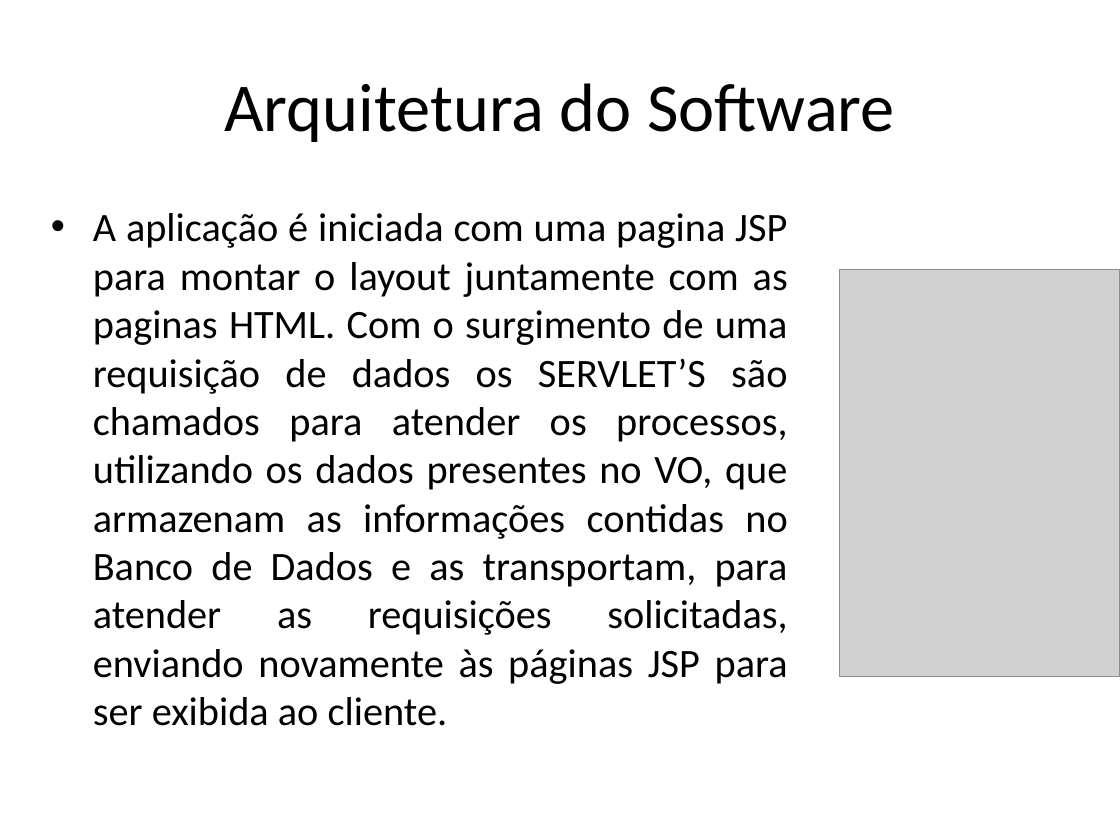
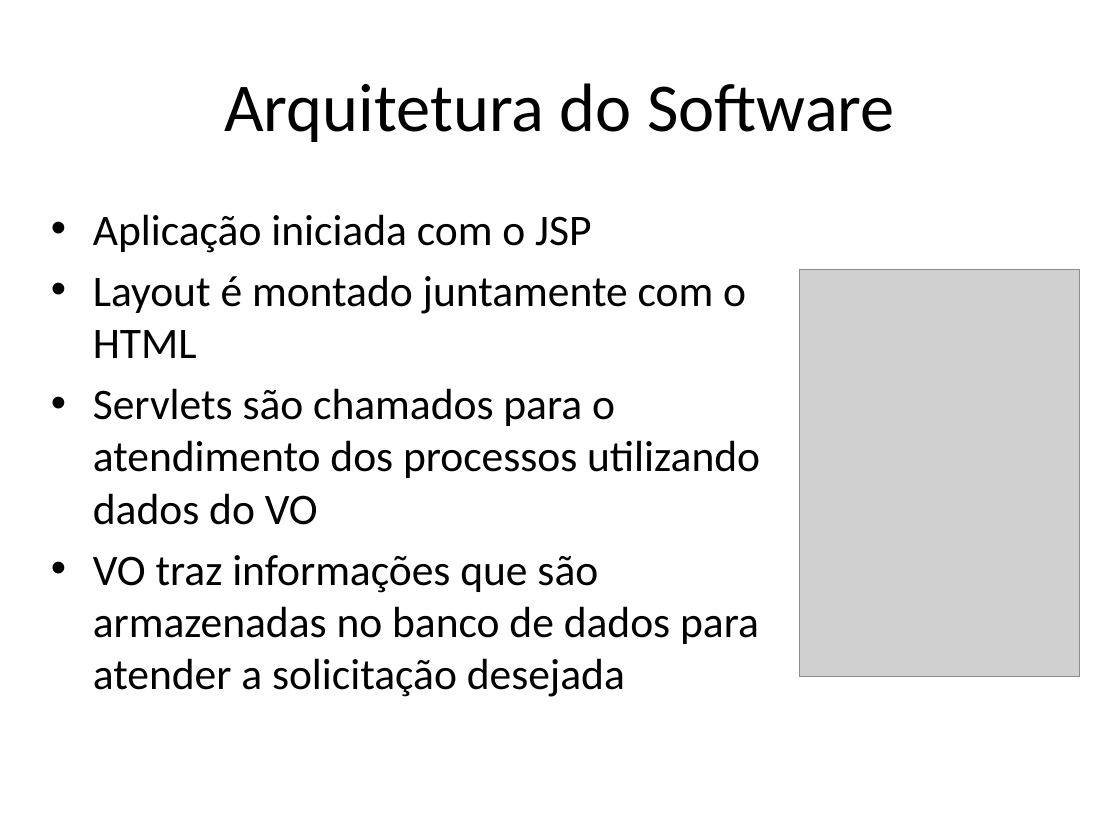
Before and after one commit to kokmz/TCCHUE, a slide deck: slide 50 of documentacao/G4_Apresentacao2sem2014_Final.pptx (slide 34 before the commit). Drawn at 1120x840 pixels with LibreOffice and Linux fonts; fonts in the diff are those of the drawing; grey boxes stand for pictures; background and template pictures are left out. Boxes give left, top, right and bottom in pixels: in the first picture for what was removed or moved away, otherwise in the second. Text is boxed around its words. In the diff, an @@ line names an element or a change of style, - is before the commit and + after.

```diff
--- a/documentacao/G4_Apresentacao2sem2014_Final.pptx
+++ b/documentacao/G4_Apresentacao2sem2014_Final.pptx
@@ text at (93, 214, 760, 697): text changed; size 25.9 to 28 pt @@
-• A aplicação é iniciada com uma pagina JSP para montar o layout juntamente com as paginas HTML. Com o surgimento de uma requisição de dados os SERVLET’S são chamados para atender os processos, utilizando os dados presentes no VO, que armazenam as informações contidas no Banco de Dados e as transportam, para atender as requisições solicitadas, enviando novamente às páginas JSP para ser exibida ao cliente.
+• Aplicação iniciada com o JSP
+• Layout é montado juntamente com o HTML
+• Servlets são chamados para o atendimento dos processos utilizando dados do VO
+• VO traz informações que são armazenadas no banco de dados para atender a solicitação desejada
@@ picture: place and size @@
-picture at (839, 270, 1120, 676)
+picture at (800, 270, 1081, 676)
```
Also in this commit, not shown: 22 other slides changed, 17 slides added, 1 slide removed.
